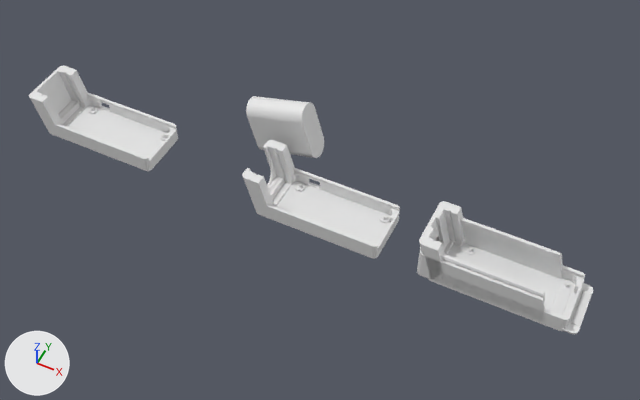
A saved change to the Blender file Pi_Zero_Case/files/pi-cam.blend.
Camera for both pictures: a camera (50 mm lens) standing at (42.0, -321.0, 414.0) and looking at (-122.0, 8.0, 2.0). The lights are fixed; the arrows at lower left show +X, +Y and +Z.

The first picture shows 'Bottom', 'Bottom.fishEye', 'Bottom.fishEye.001', 'Cylinder', 'TopL'.
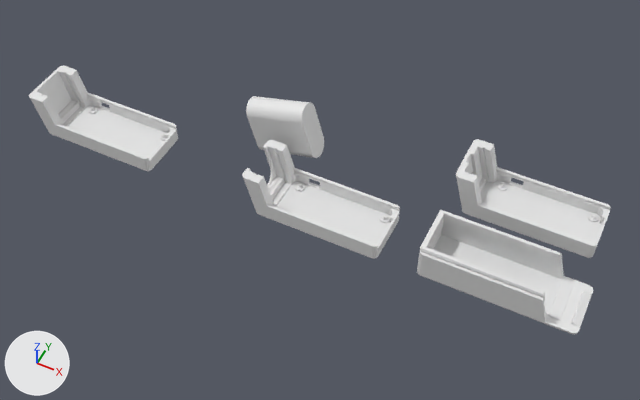
Pixel boxes (x1, y1, x2, y2) of what changed, in the pictures (640 x 400 px):
'Bottom', moved
    before: (419, 201, 585, 331)
    after: (456, 139, 611, 258)

What the commit changed:
Object 'Bottom' (ob_bottom) moves from (0.0, 0.0, 0.0) to (0.0, 57.4, 0.0).
